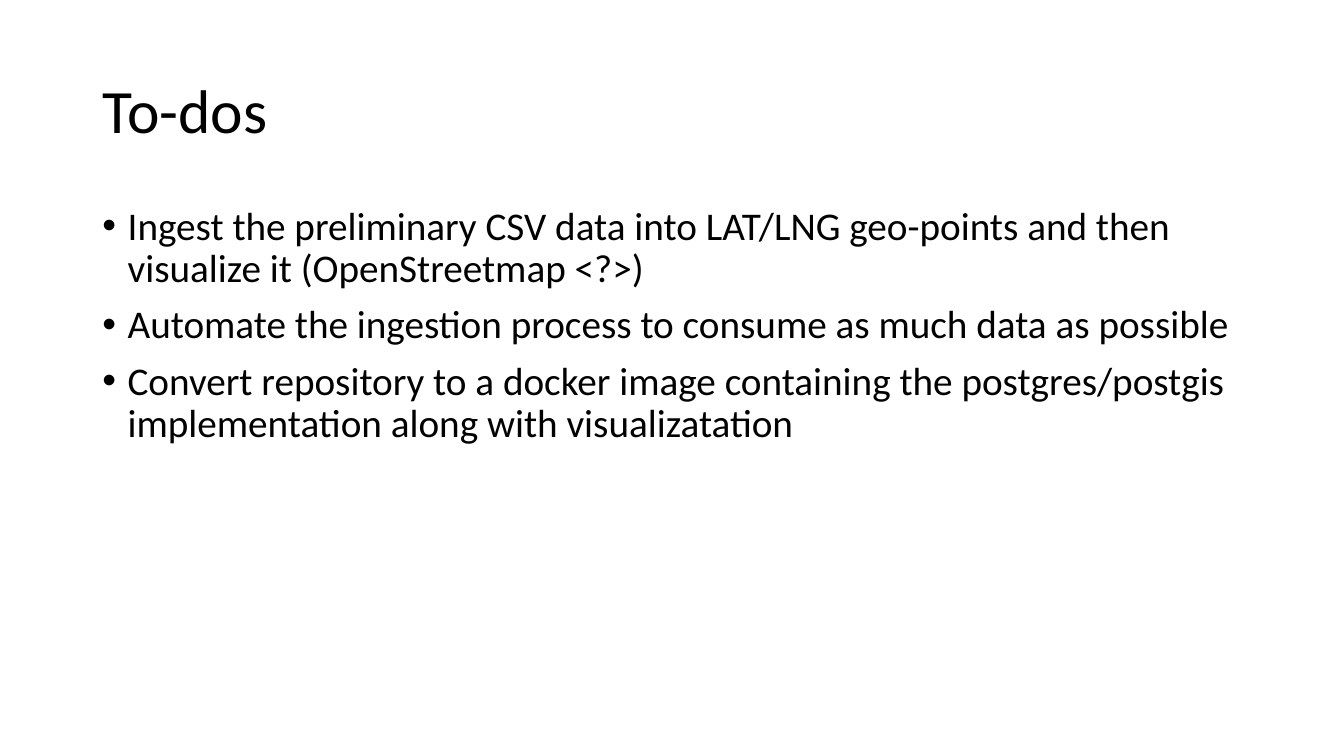
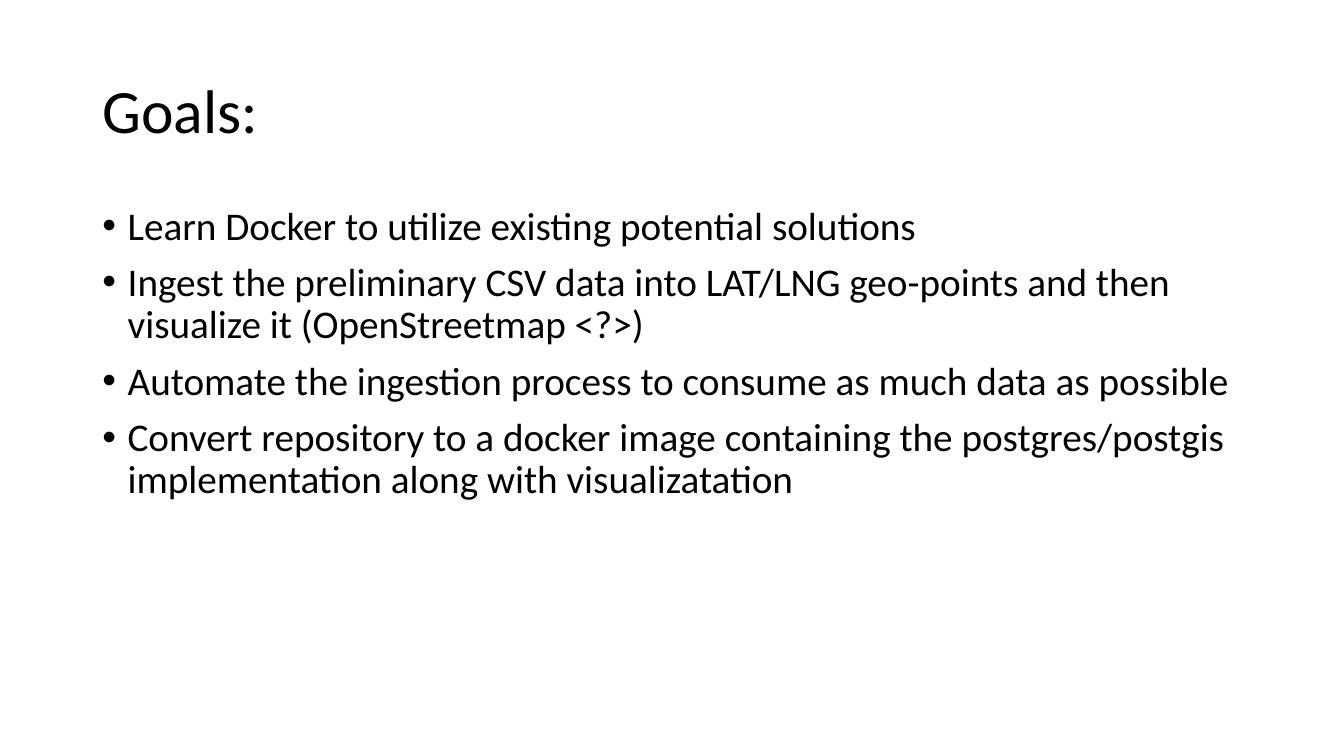
Before and after one commit to buddyp450/RedLightRunners, a slide deck: slide 10 of RedLightRunners.pptx. Drawn at 1344x756 pixels with LibreOffice and Linux fonts; fonts in the diff are those of the drawing. Boxes give left, top, right and bottom in pixels: in the first picture for what was removed or moved away, otherwise in the second. Text is boxed around its words. In the diff, an @@ line names an element or a change of style, - is before the commit and + after.

```diff
--- a/RedLightRunners.pptx
+++ b/RedLightRunners.pptx
@@ title at (102, 90, 257, 134): text changed @@
-To-dos
+Goals:
@@ text at (128, 212, 916, 247): paragraph added @@
+• Learn Docker to utilize existing potential solutions
```
Also in this commit, not shown: 3 other slides changed, 1 slide added.
